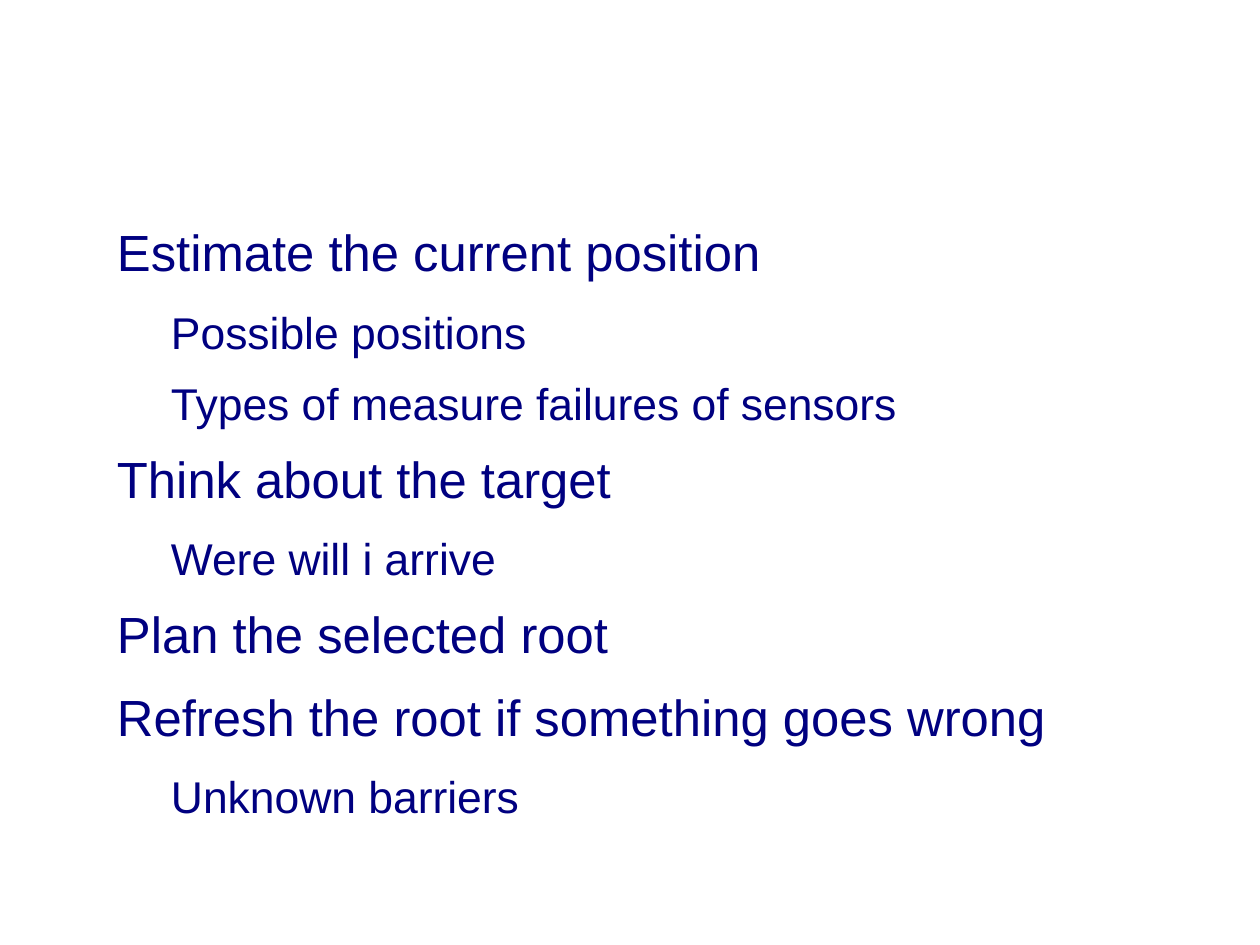
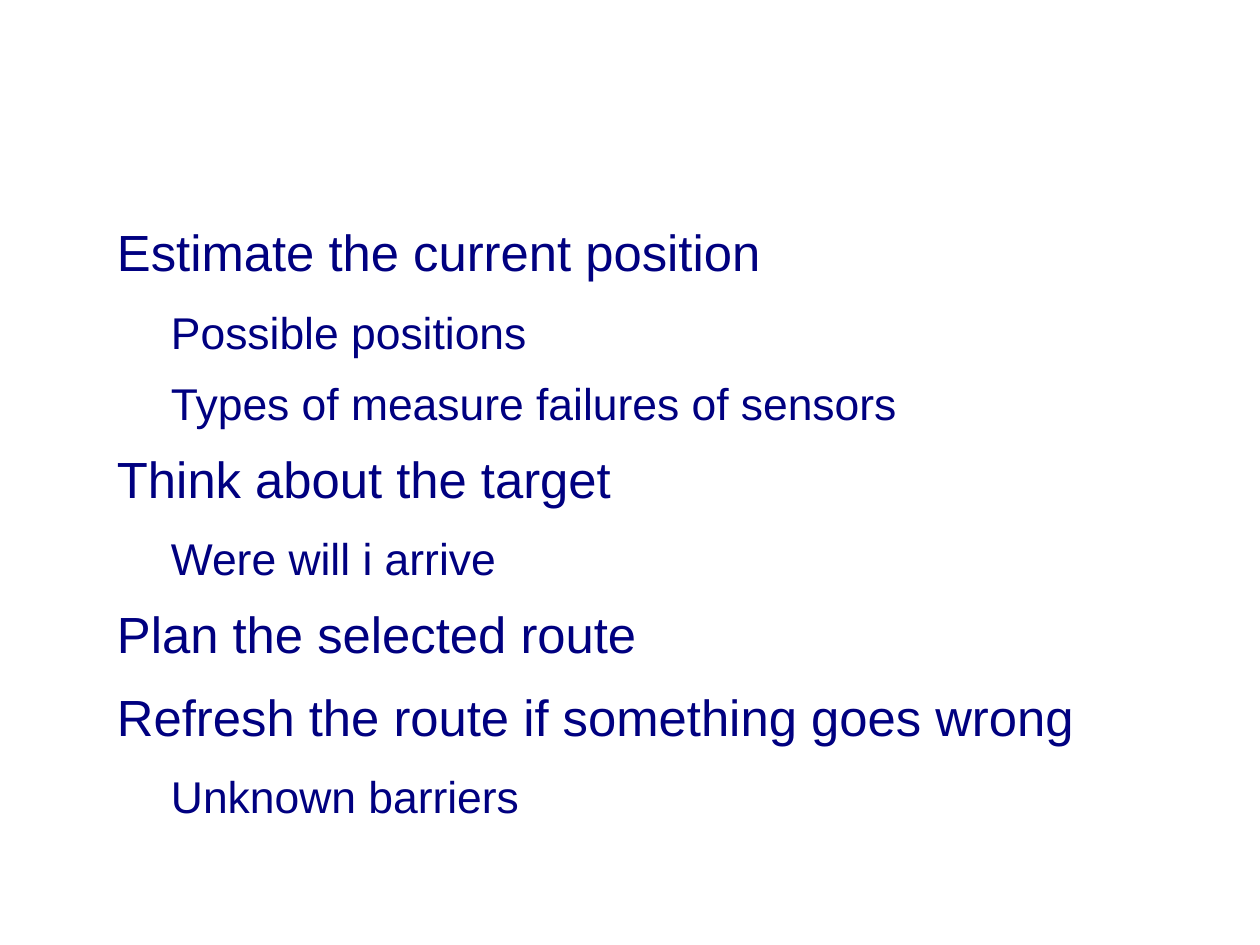
Before and after one commit to MrPerfekt/Car, a slide deck: slide 4 of doc/documents/Presentation/Presentation.odp (slide 5 before the commit). Drawn at 1260x945 pixels with LibreOffice and Linux fonts; fonts in the diff are those of the drawing; background and template pictures are left out. Boxes give left, top, right and bottom in pixels: in the first picture for what was removed or moved away, otherwise in the second. Text is boxed around its words. In the diff, an @@ line names an element or a change of style, - is before the commit and + after.

```diff
--- a/doc/documents/Presentation/Presentation.odp
+++ b/doc/documents/Presentation/Presentation.odp
@@ text at (x1=117, y1=616, x2=1073, y2=747): text changed @@
-● Plan the selected root
-● Refresh the root if something goes wrong
+● Plan the selected route
+● Refresh the route if something goes wrong
```
Also in this commit, not shown: 10 other slides changed, 1 slide added, 1 slide removed, 1 other file.
